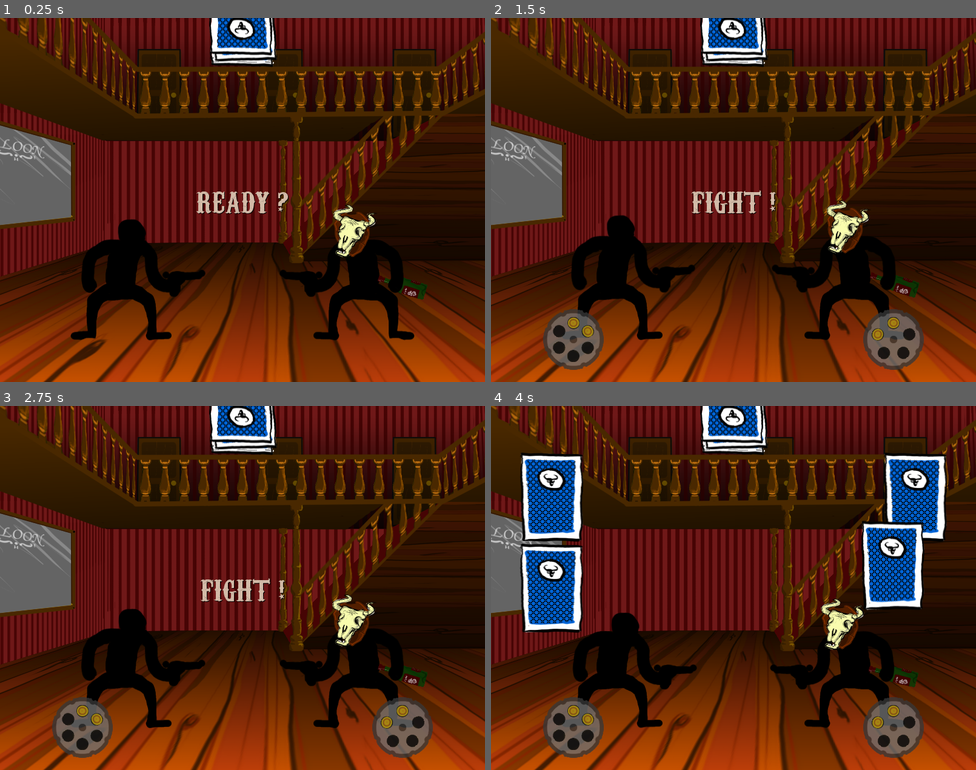
Above: before the commit, frames 1-4 (two rows, left to right).
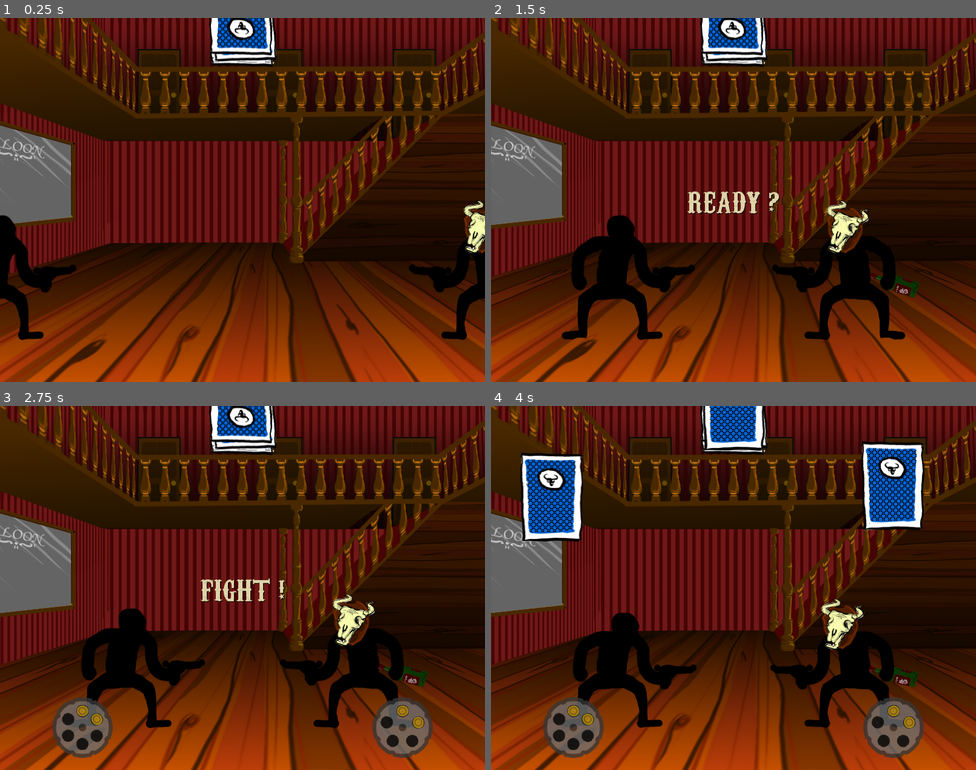
Above: after the commit, the same moments.

Repository: Eptwalabha/ld44
Game: Godot game, scene res://scenes/duel/Duel.tscn
Two runs of this game, one before a commit and one after it. Both use one fixed random seed, a clock stepped at 60 frames per second and the inputs below.
Inputs (mouse positions are in pixels of both pictures, inside the frame that each line leads up to):
- Up to frame 1 (0.25 s): no input
- Up to frame 2 (1.5 s): tap Enter (ui_accept) at 0.5, 0.77 s; move the mouse to (840, 181) at 0.52 s; click (840, 181) at 0.67 s; move the mouse to (636, 218) at 1.27 s; click (636, 218) at 1.42 s
- Up to frame 3 (2.75 s): tap Enter (ui_accept) at 1.52 s; move the mouse to (291, 507) at 2.02 s; click (291, 507) at 2.17 s
- Up to frame 4 (4 s): move the mouse to (709, 660) at 2.77 s; click (709, 660) at 2.92 s; tap Enter (ui_accept) at 3.02, 3.77 s; move the mouse to (549, 497) at 3.52 s; click (549, 497) at 3.67 s

The runs differ from the first frame. In frame 1, 10% of the frame differs, in the area x 0-100%, y 47-89%; in frame 2, 4.0%; in frame 3, 0.8%; in frame 4, 11%, in the area x 6-94%, y 0-94%.

Commit message:
end of mechanics

Diff:
--- a/scenes/duel/Duel.gd
+++ b/scenes/duel/Duel.gd
@@ -12,6 +12,7 @@
 var tutorial: Dialog
 var duelist_end_animation := 0
 var playing := false
+var player_victory := false
 
 export(PackedScene) var Enemy setget set_enemy
 export(PackedScene) var TutorialScene = null
@@ -64,6 +65,10 @@
 	opponent.reset()
 
 func start_game() -> void:
+	player.slide_in()
+	opponent.slide_in()
+	timer.start(.5)
+	yield(timer, "timeout")
 	label.text = "READY ?"
 	ui.show()
 	timer.start(1.5)
@@ -79,8 +84,27 @@
 
 func game_over() -> void:
 	playing = false
+	player_victory = not player.is_dead()
 	card_game.stop_game()
-	print("game over")
+	card_game.hide()
+	if player_victory:
+		player.animation_player.play("cheer")
+		label.text = "VICTORY!"
+	else:
+		opponent.animation_player.play("cheer")
+		label.text = "YOU DIED!"
+
+	ui.show()
+	timer.start(3)
+	yield(timer, "timeout")
+	ui.hide()
+	next_stage()
+
+func next_stage() -> void:
+	if player_victory:
+		print("load next stage")
+	else:
+		print("load game over")
 
 func _connect_signal() -> void:
 	player.connect("end_card_animation", self, "_on_duelist_end_card_animation")
--- a/scenes/duel/Duel.tscn
+++ b/scenes/duel/Duel.tscn
@@ -46,7 +46,7 @@
 margin_right = 470.0
 margin_bottom = 327.0
 custom_fonts/font = ExtResource( 6 )
-custom_colors/font_color = Color( 0.827451, 0.733333, 0.658824, 1 )
+custom_colors/font_color = Color( 0.87451, 0.835294, 0.662745, 1 )
 custom_colors/font_color_shadow = Color( 0, 0, 0, 1 )
 custom_constants/shadow_offset_x = 1
 custom_constants/shadow_offset_y = 1
--- a/scenes/duel/Duelist.gd
+++ b/scenes/duel/Duelist.gd
@@ -1,4 +1,3 @@
-tool
 extends Node2D
 class_name Duelist
 
@@ -9,7 +8,7 @@
 
 export(bool) var flip: bool = false setget set_flip
 export(bool) var player: bool = false
-export(int, 2, 5) var life: int = 3
+export(int, 1, 5) var life: int = 3
 var current_life := 3
 
 var opponent: Duelist setget set_opponent
@@ -24,6 +23,12 @@
 
 func _ready() -> void:
 	reset()
+
+func slide_in() -> void:
+	$Tween.interpolate_property($Position2D, "position", Vector2(-500, 0), Vector2(), 1, Tween.TRANS_CUBIC, Tween.EASE_OUT)
+	$Tween.start()
+	yield($Tween, "tween_completed")
+	idle()
 
 func reset() -> void:
 	current_life = life
@@ -43,15 +48,12 @@
 func update_flip() -> void:
 	if flip:
 		scale.x = -1
+		gun.scale.x = -1
 
 func set_flip(is_flip: bool) -> void:
 	flip = is_flip
 	if Engine.is_editor_hint():
-		if is_flip:
-			gun.scale.x = -1
-			scale.x = -1
-		else:
-			scale.x = 1
+		update_flip()
 
 func set_opponent(duelist: Duelist) -> void:
 	opponent = duelist
--- a/scenes/duel/Duelist.tscn
+++ b/scenes/duel/Duelist.tscn
@@ -26,8 +26,16 @@
 [sub_resource type="Animation" id=9]
 resource_name = "action_swing"
 
+[sub_resource type="Animation" id=11]
+resource_name = "cheer"
+
 [sub_resource type="Animation" id=6]
 resource_name = "die"
+loop = true
+
+[sub_resource type="Animation" id=8]
+resource_name = "hurt"
+loop = true
 
 [sub_resource type="Animation" id=7]
 loop = true
@@ -104,14 +112,11 @@
 "values": [ Vector2( -0.487671, -77.7831 ), Vector2( -0.487671, -80.7092 ), Vector2( -0.487671, -80.7092 ), Vector2( -0.487671, -77.7831 ) ]
 }
 
-[sub_resource type="Animation" id=8]
-resource_name = "idle_hurt"
-loop = true
-
 [node name="Duelist" type="Node2D"]
 script = ExtResource( 1 )
 
 [node name="Position2D" type="Position2D" parent="."]
+position = Vector2( -500, 0 )
 
 [node name="Legs" type="Sprite" parent="Position2D"]
 position = Vector2( -0.487671, -80.7092 )
@@ -127,7 +132,7 @@
 position = Vector2( -64, 0 )
 
 [node name="AnimationPlayer" type="AnimationPlayer" parent="."]
-autoplay = "idle"
+autoplay = "cheer"
 anims/action_crouch = SubResource( 2 )
 anims/action_heal = SubResource( 1 )
 anims/action_jump = SubResource( 3 )
@@ -135,8 +140,11 @@
 anims/action_shoot = SubResource( 5 )
 anims/action_shoot_empty = SubResource( 10 )
 anims/action_swing = SubResource( 9 )
+anims/cheer = SubResource( 11 )
 anims/die = SubResource( 6 )
+anims/hurt = SubResource( 8 )
 anims/idle = SubResource( 7 )
-anims/idle_hurt = SubResource( 8 )
+
+[node name="Tween" type="Tween" parent="."]
 
 [connection signal="animation_finished" from="AnimationPlayer" to="." method="_on_AnimationPlayer_animation_finished"]
--- a/scenes/duel/GunCylinder.gd
+++ b/scenes/duel/GunCylinder.gd
@@ -1,4 +1,3 @@
-tool
 extends Node2D
 class_name GunCylinder
 
@@ -71,5 +70,3 @@
 
 func set_chamber_size(nbr_of_chamber) -> void:
 	chambers = nbr_of_chamber
-	if Engine.is_editor_hint():
-		_init_gun_cylinder()
--- a/scenes/duel/duelists/DuelistSherrif1.tscn
+++ b/scenes/duel/duelists/DuelistSherrif1.tscn
@@ -4,8 +4,8 @@
 [ext_resource path="res://assets/img/skull.png" type="Texture" id=2]
 [ext_resource path="res://assets/img/bottle-wine.png" type="Texture" id=3]
 
-[node name="DuelistSherrif1" instance=ExtResource( 1 )]
-life = 2
+[node name="DuelistSherrif1" index="0" instance=ExtResource( 1 )]
+life = 1
 
 [node name="Sprite" type="Sprite" parent="Position2D/Legs/Body" index="0"]
 position = Vector2( -23.9255, -43.4953 )
Not shown: 1 places in scenes/duel/Duelist.tscn that only renumber resources
